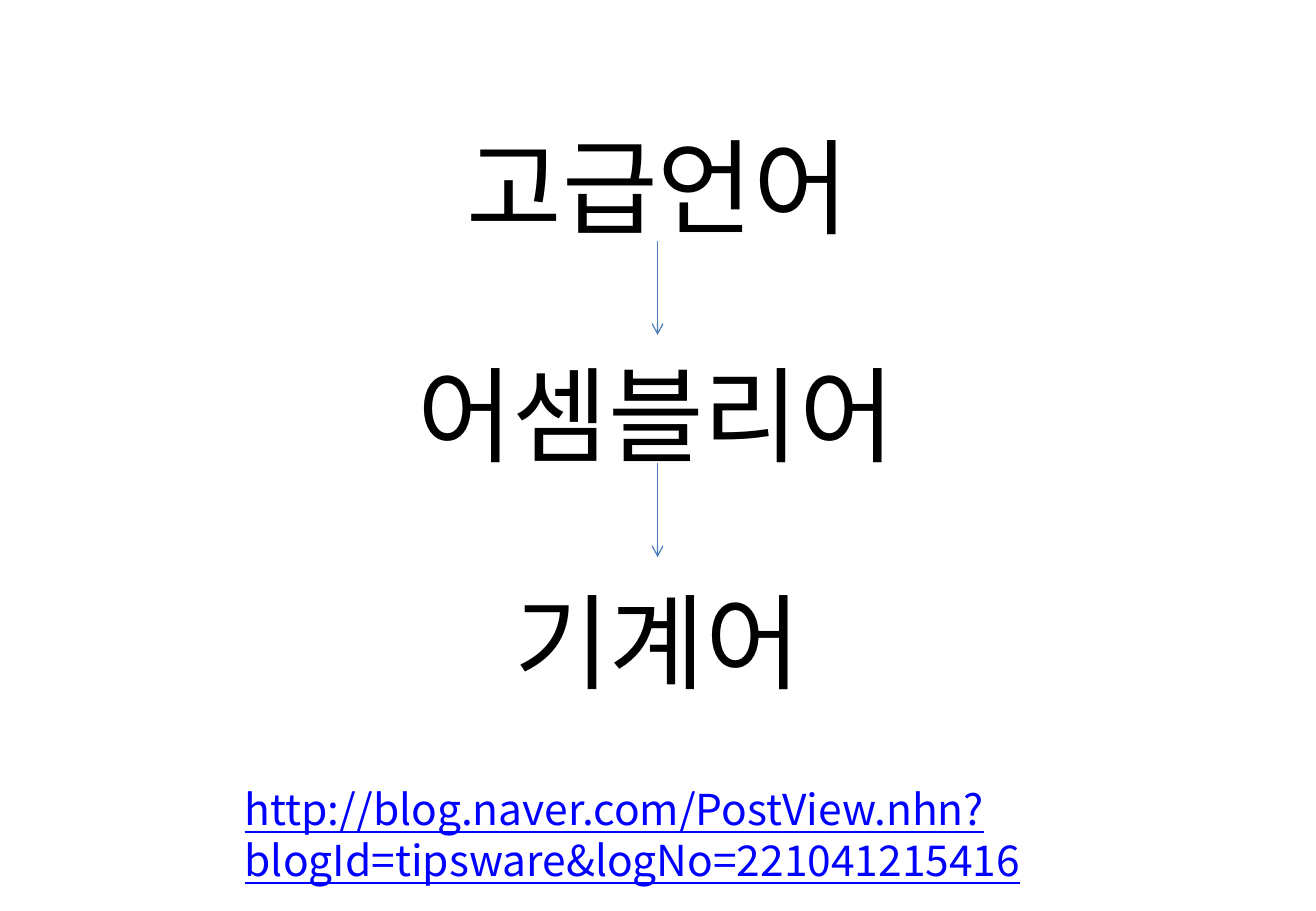
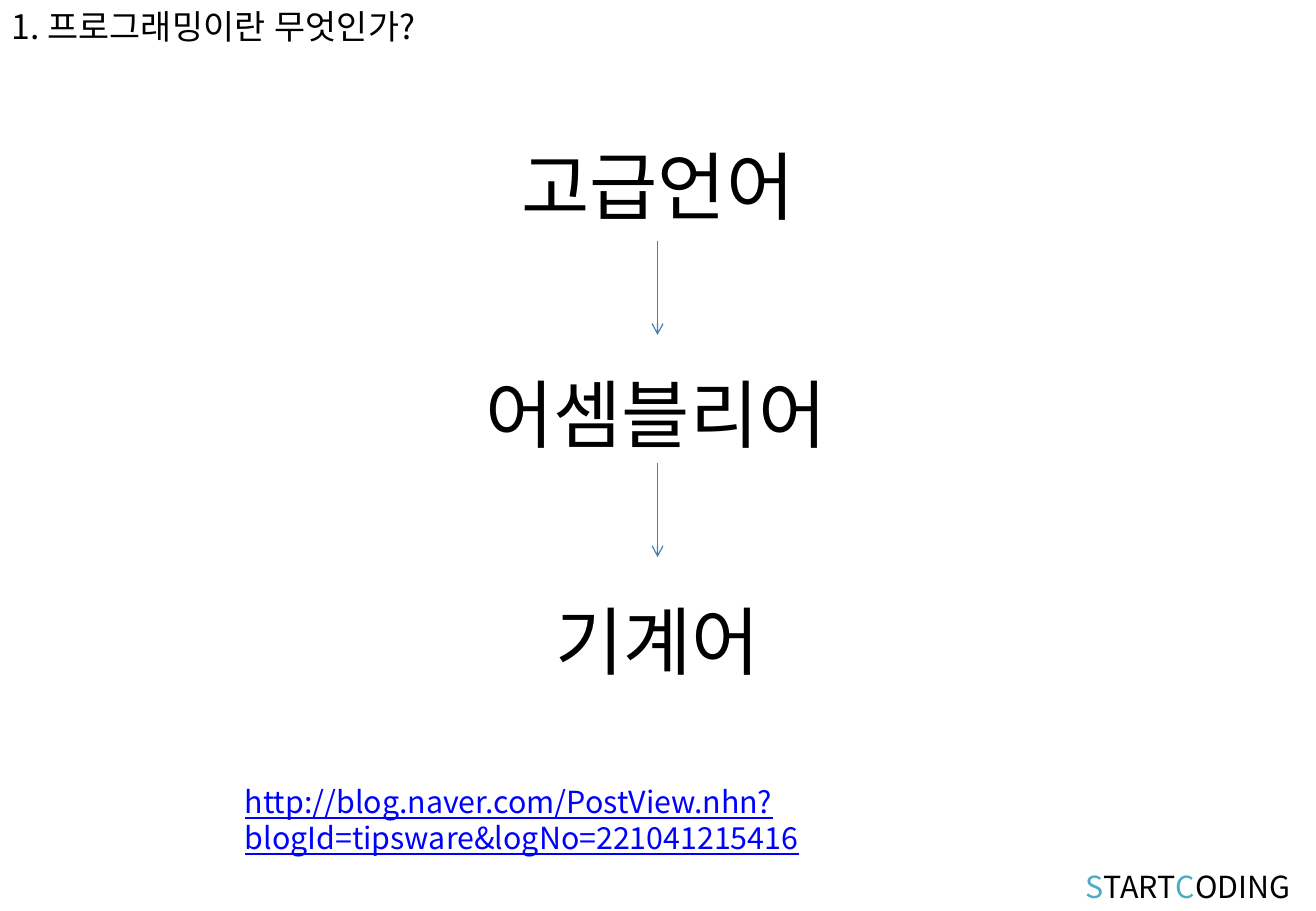
Before and after one commit to kwonkijun/python, a slide deck: slide 7 of 파이썬기초(PPT)/파이썬 기초 1강_강의소개.pptx. Drawn at 1316x911 pixels with LibreOffice and Linux fonts; fonts in the diff are those of the drawing. Boxes give left, top, right and bottom in pixels: in the first picture for what was removed or moved away, otherwise in the second. Text is boxed around its words. In the diff, an @@ line names an element or a change of style, - is before the commit and + after.

```diff
--- a/파이썬기초(PPT)/파이썬 기초 1강_강의소개.pptx
+++ b/파이썬기초(PPT)/파이썬 기초 1강_강의소개.pptx
@@ text added at [12, 11, 416, 42], 20 pt, text #000000 @@
+1. 프로그래밍이란 무엇인가?
@@ size 61.6 to 44 pt in 3 elements at [485, 380, 826, 448], [555, 607, 760, 675], [521, 152, 794, 220] @@
@@ text "http://blog.naver.com/PostView.nhn?blogId=tipsware&logNo=221 ..." at [245, 788, 799, 857]: size 25.2 to 18 pt @@
@@ text added at [1086, 875, 1291, 899], 18 pt, text #000000 @@
+STARTCODING
```
Also in this commit, not shown: 14 other slides changed, 3 slides added, 3 slides removed, 12 other files.
